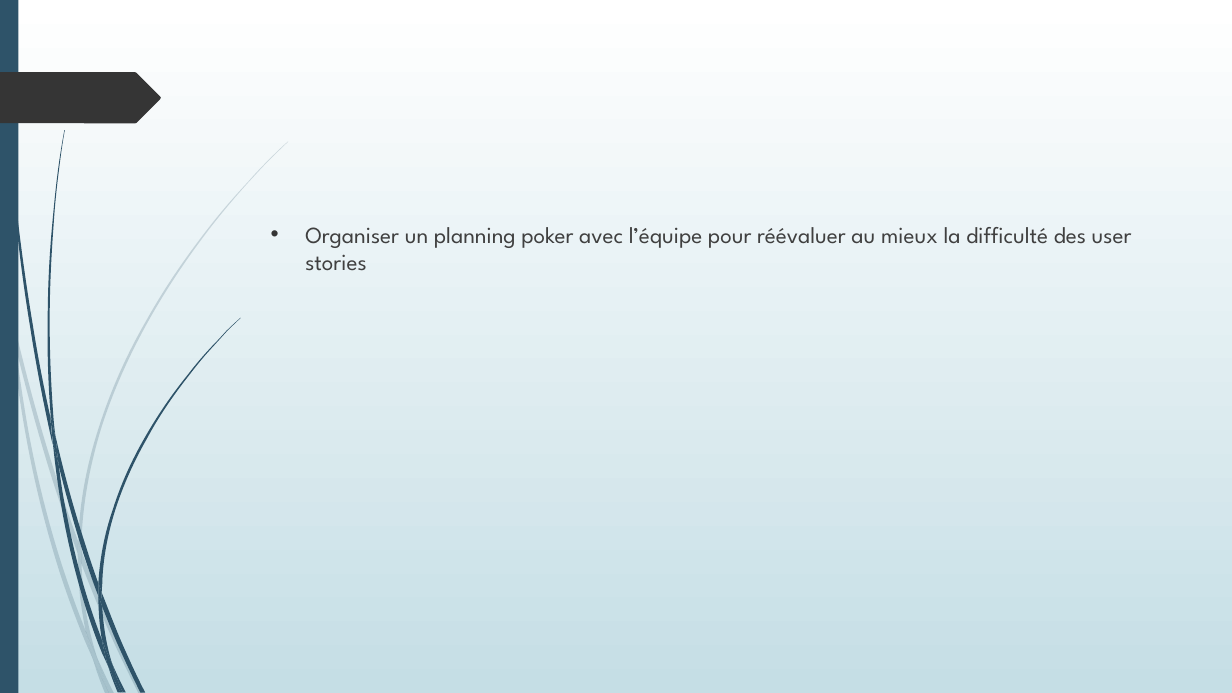
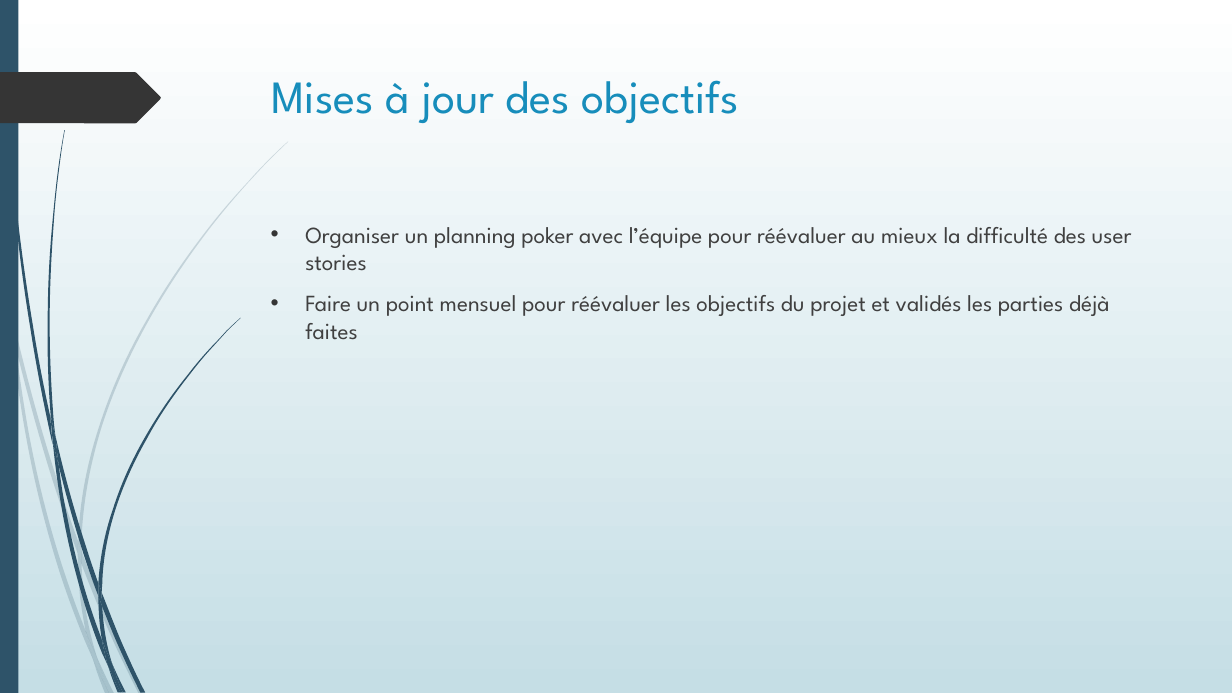
Before and after one commit to Oleome/projet_4, a slide deck: slide 3 of Projet 4.ppt. Drawn at 1232x693 pixels with LibreOffice and Linux fonts; fonts in the diff are those of the drawing. Boxes give left, top, right and bottom in pixels: in the first picture for what was removed or moved away, otherwise in the second. Text is boxed around its words. In the diff, an @@ line names an element or a change of style, - is before the commit and + after.

```diff
--- a/Projet 4.ppt
+++ b/Projet 4.ppt
@@ title added at [271, 80, 740, 123], 36 pt, text #178DBB @@
+Mises à jour des objectifs
@@ text at [305, 295, 1110, 340]: paragraph added @@
+• Faire un point mensuel pour réévaluer les objectifs du projet et validés les parties déjà faites
```
Also in this commit, not shown: 1 other slide changed, 1 slide added, 1 slide removed, 1 other file.
